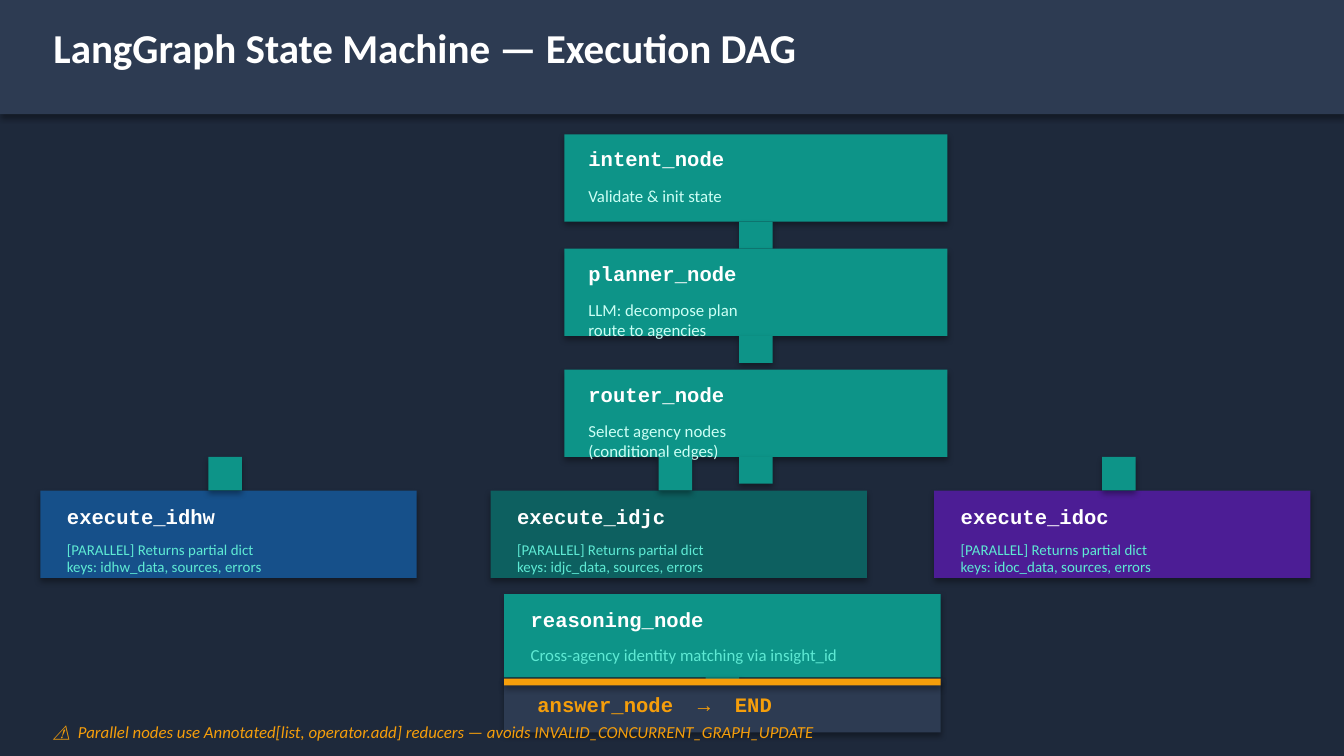
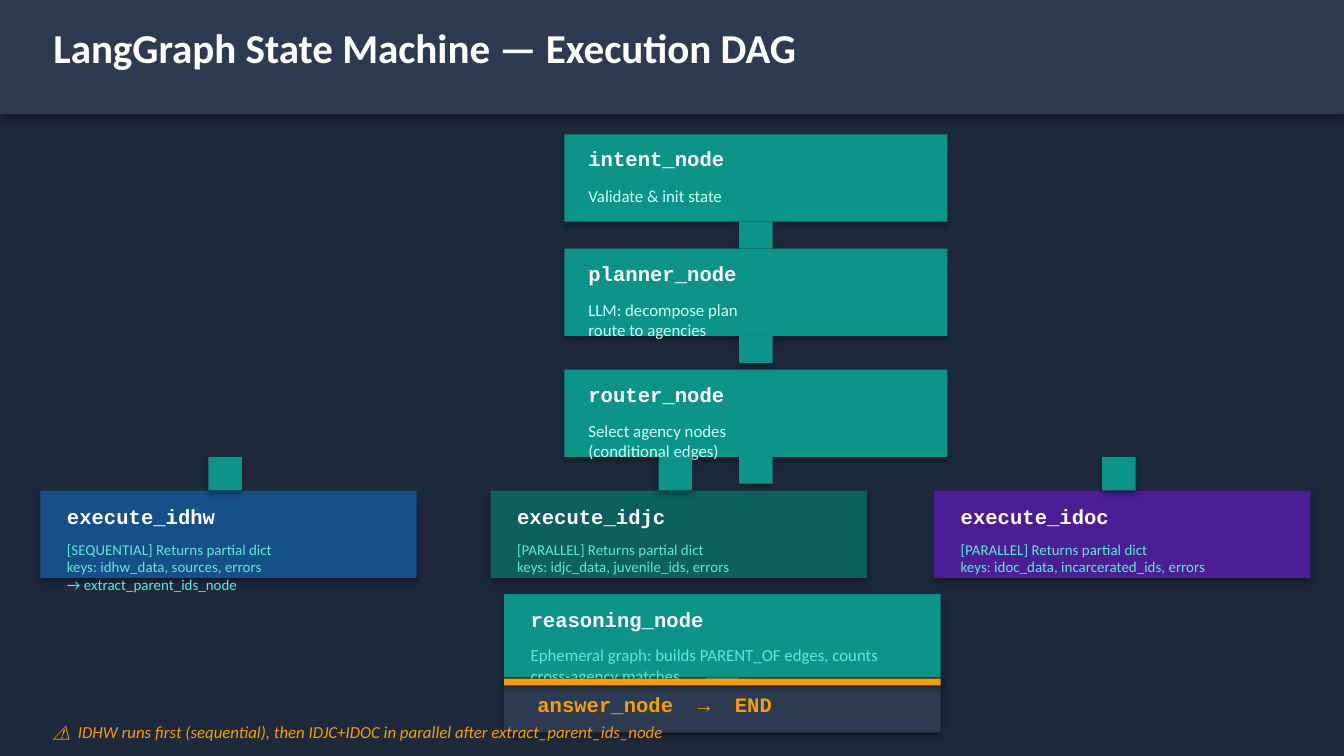
Before and after one commit to mtmowery/SCO-Federated-Swarm, a slide deck: slide 3 of docs/Idaho_AI_Technical_Deck.pptx. Drawn at 1344x756 pixels with LibreOffice and Linux fonts; fonts in the diff are those of the drawing. Boxes give left, top, right and bottom in pixels: in the first picture for what was removed or moved away, otherwise in the second. Text is boxed around its words. In the diff, an @@ line names an element or a change of style, - is before the commit and + after.

```diff
--- a/docs/Idaho_AI_Technical_Deck.pptx
+++ b/docs/Idaho_AI_Technical_Deck.pptx
@@ text at bbox=[67, 544, 272, 593]: text changed @@
-[PARALLEL] Returns partial dict
-keys: idhw_data, sources, errors
+[SEQUENTIAL] Returns partial dict
+keys: idhw_data, sources, errors
+→ extract_parent_ids_node
@@ text at bbox=[517, 544, 729, 575]: text changed @@
-[PARALLEL] Returns partial dict
-keys: idjc_data, sources, errors
+[PARALLEL] Returns partial dict
+keys: idjc_data, juvenile_ids, errors
@@ text at bbox=[961, 544, 1205, 575]: text changed @@
-[PARALLEL] Returns partial dict
-keys: idoc_data, sources, errors
+[PARALLEL] Returns partial dict
+keys: idoc_data, incarcerated_ids, errors
@@ text at bbox=[531, 649, 878, 687]: text changed @@
-Cross-agency identity matching via insight_id
+Ephemeral graph: builds PARENT_OF edges, counts cross-agency matches
@@ text at bbox=[78, 726, 662, 741]: text changed @@
-⚠ Parallel nodes use Annotated[list, operator.add] reducers — avoids INVALID_CONCURRENT_GRAPH_UPDATE
+⚠ IDHW runs first (sequential), then IDJC+IDOC in parallel after extract_parent_ids_node
```
Also in this commit, not shown: 7 other slides changed, 1 slide removed, 35 other files.
